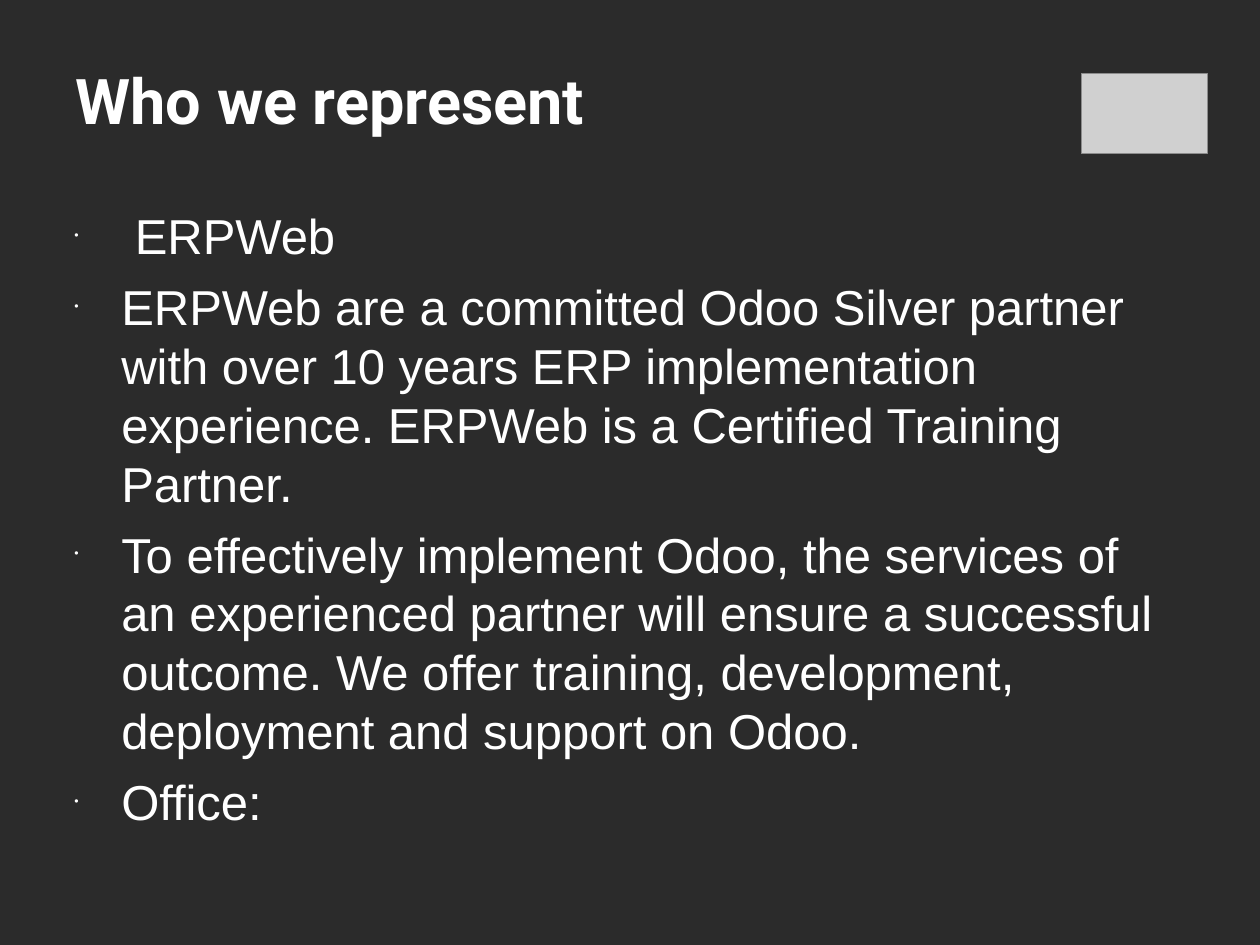
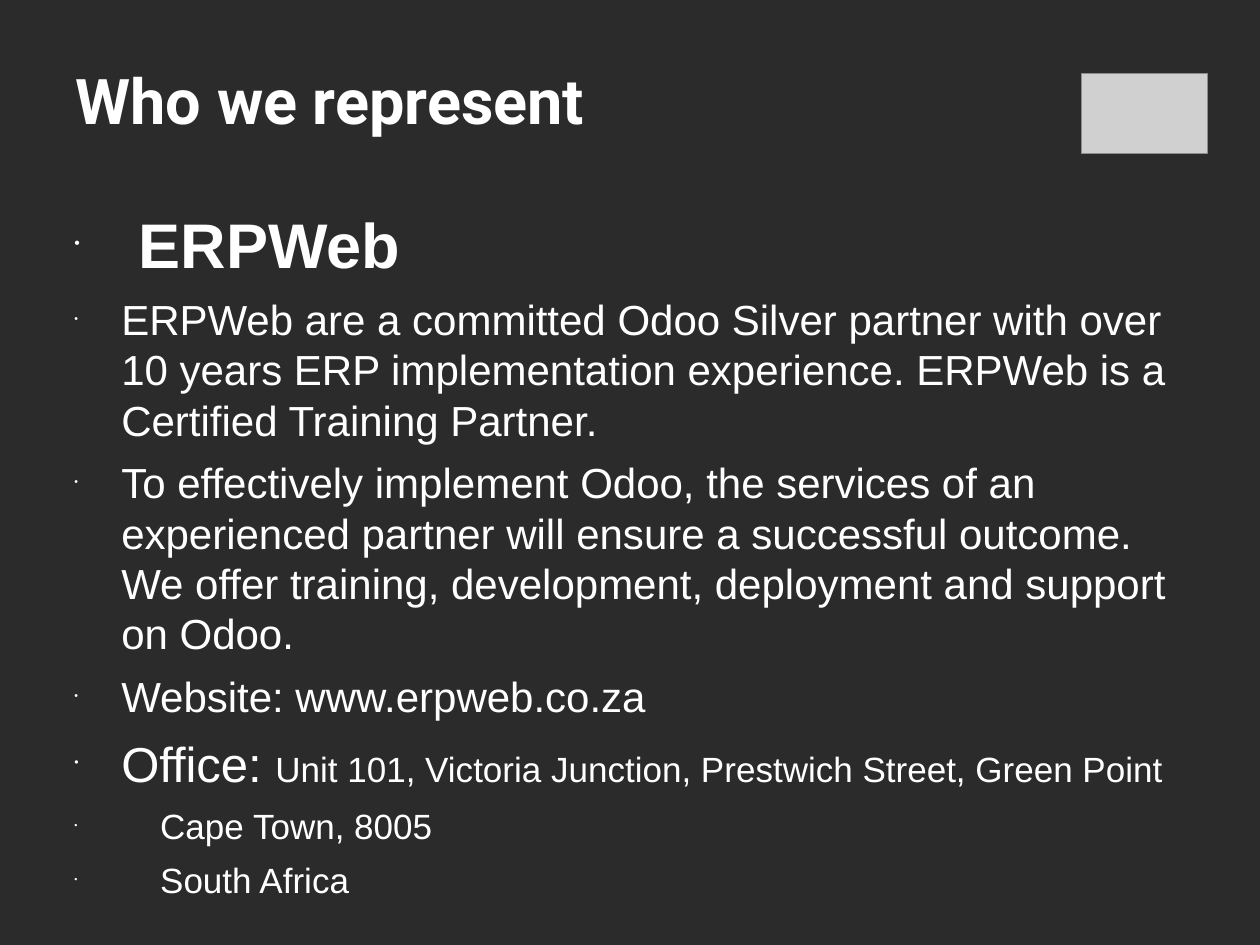
Before and after one commit to c-goosen/ctpug_11_july, a slide deck: slide 2 of Presentation/ctpug-odoo-11_july.ppt. Drawn at 1260x945 pixels with LibreOffice and Linux fonts; fonts in the diff are those of the drawing; grey boxes stand for pictures; background and template pictures are left out; a plain dark background stands for a picture behind light text. Boxes give left, top, right and bottom in pixels: in the first picture for what was removed or moved away, otherwise in the second. Text is boxed around its words. In the diff, an @@ line names an element or a change of style, - is before the commit and + after.

```diff
--- a/Presentation/ctpug-odoo-11_july.ppt
+++ b/Presentation/ctpug-odoo-11_july.ppt
@@ text at box(121, 222, 1165, 650): size 28 to 36 pt, bold on in "ERPWeb"; size 28 to 24 pt in "ERPWeb are a committed Odoo Silver partner ...", "To effectively implement Odoo, the services of ..." @@
@@ text at box(121, 681, 1162, 894): text changed; size 28 to 20 pt @@
-• Office:
+• Website: www.erpweb.co.za
+• Office: Unit 101, Victoria Junction, Prestwich Street, Green Point
+• Cape Town, 8005
+• South Africa
```
Also in this commit, not shown: 2 other slides changed, 3 slides added.
